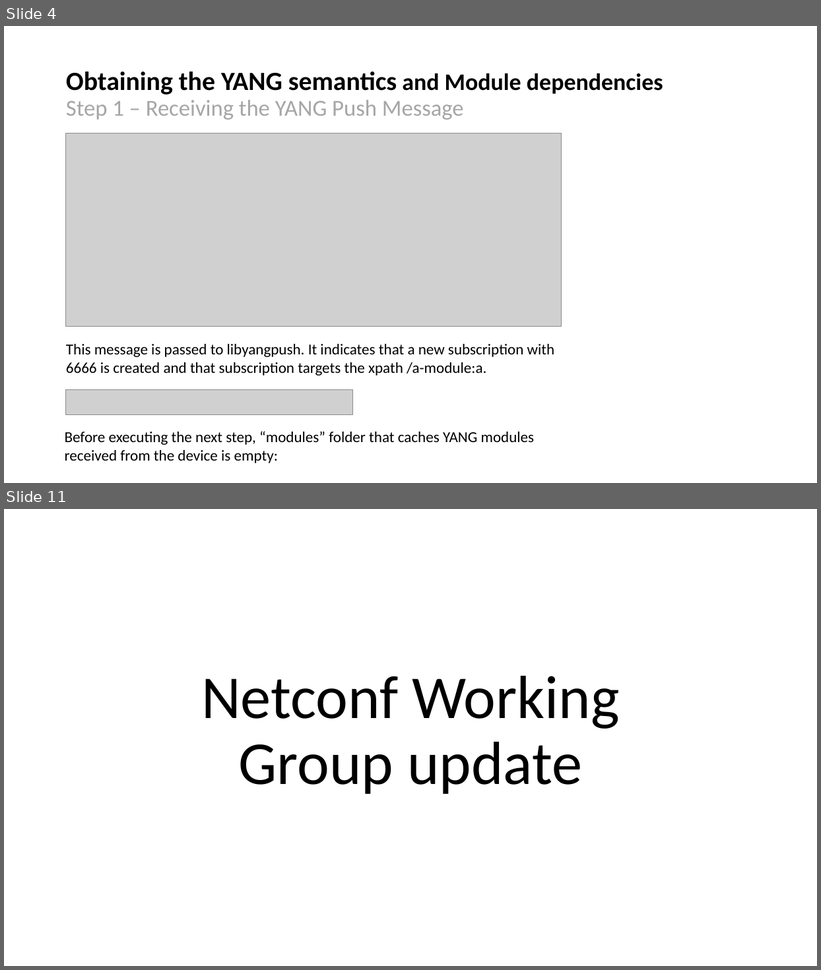
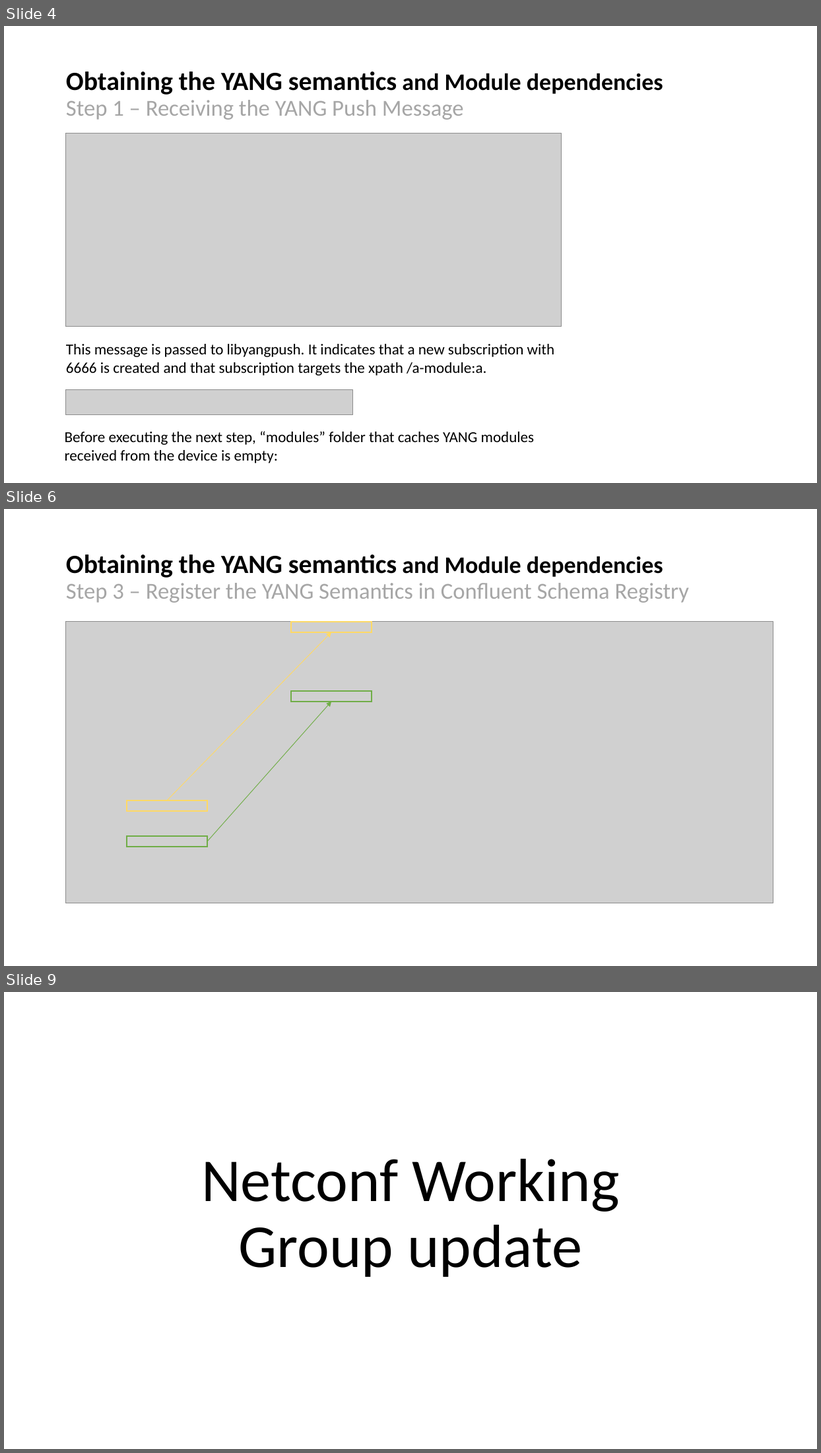
Before and after one commit to network-analytics/ietf-network-analytics-document-status, a slide deck: 117/Side-Meetings/ietf117-netconf-yang-push-data-mesh-integration.pptx. Shown one above the other, each under a label of ours: slides 4 and 11 before the commit, slides 4, 6 and 9 after it; the slides between them are not shown. The pictures are 821x970 and 821x1453 pixels, drawn with LibreOffice and Linux fonts; fonts in the diff are those of the drawing; grey boxes stand for pictures. Boxes give left, top, right and bottom in pixels: in the first picture for what was removed or moved away, otherwise in the second. Text is boxed around its words. In the diff, an @@ line names an element or a change of style, - is before the commit and + after.

```diff
--- a/117/Side-Meetings/ietf117-netconf-yang-push-data-mesh-integration.pptx
+++ b/117/Side-Meetings/ietf117-netconf-yang-push-data-mesh-integration.pptx
@@ slide 6 added at <box>4,509,817,966</box>, background #FFFFFF @@
@@ text added at <box>66,555,689,603</box>, 27 pt, text #A6A6A6 @@
+Obtaining the YANG semantics and Module dependencies
+Step 3 – Register the YANG Semantics in Confluent Schema Registry
@@ picture added at <box>65,622,774,904</box> @@
@@ rectangle added at <box>291,622,372,632</box>, outline #FFD966 1.5 pt @@
@@ arrow added from (167, 801) to (331, 632), #FFD966 0.75 pt @@
@@ arrow added from (208, 842) to (331, 702), #70AD47 0.75 pt @@
@@ rectangle added at <box>291,691,372,702</box>, outline #70AD47 1.5 pt @@
@@ rectangle added at <box>127,801,207,811</box>, outline #FFD966 1.5 pt @@
@@ rectangle added at <box>127,836,207,847</box>, outline #70AD47 1.5 pt @@
@@ what was slide 11 is now slide 9 @@
```
Also in this commit, not shown: 4 slides changed, 1 other slide added, 4 slides removed, 1 other file.
